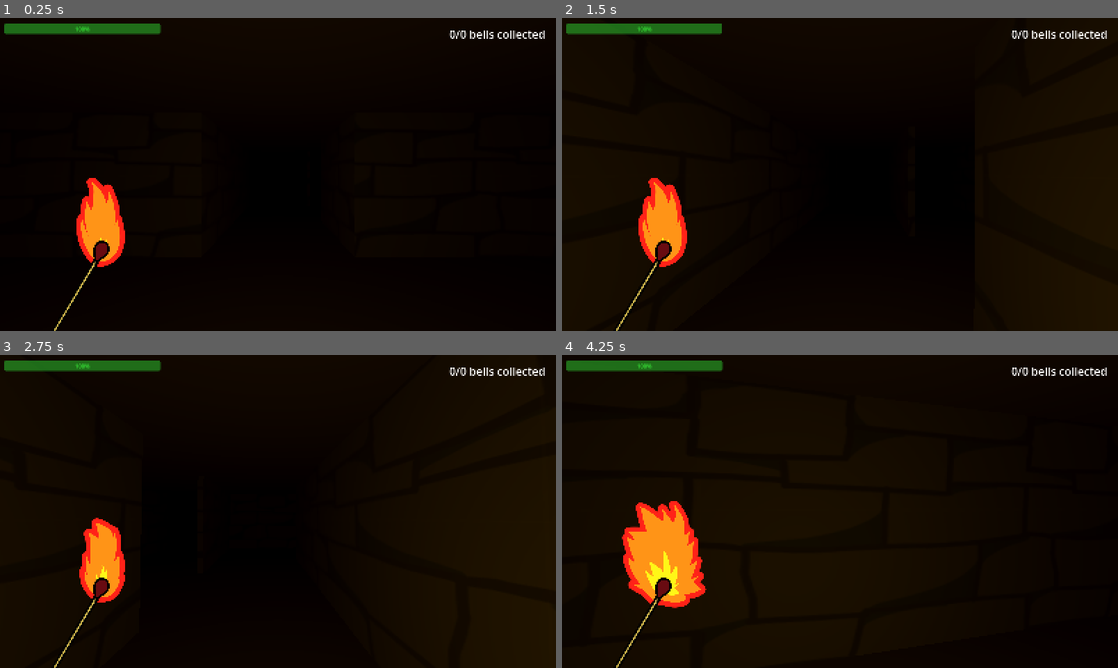
Above: before the commit, frames 1-4 (two rows, left to right).
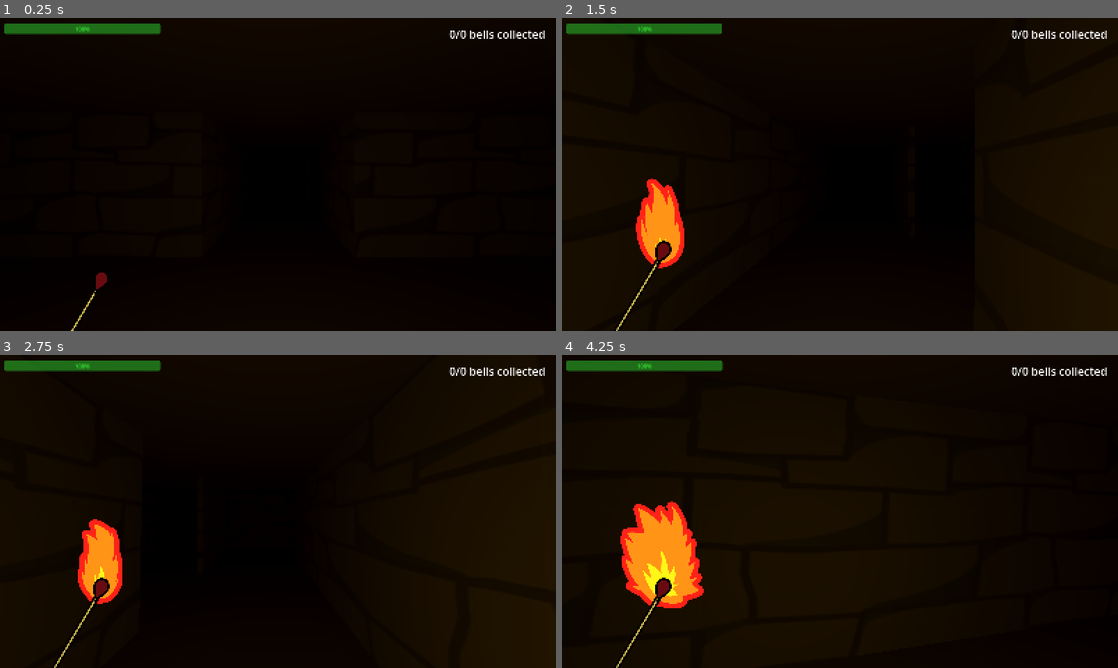
Above: after the commit, the same moments.

Repository: AvenirTheArtist/MazeGame
Game: Godot game, scene res://maps/maze_level.tscn
The game is run twice, just before and just after one commit, with the same random seed, the same clock (stepped at 60 frames per second) and the same inputs.
Inputs (mouse positions are in pixels of both pictures, inside the frame that each line leads up to):
- Up to frame 1 (0.25 s): no input
- Up to frame 2 (1.5 s): tap Enter (ui_accept) at 0.5, 0.6, 0.77, 1.07 s; move the mouse to (867, 174) at 0.52 s; hold W (forward) from 0.53 s (still down); move the mouse to (812, 174) at 1.27 s; tap Shift (sprint) at 1.35 s
- Up to frame 3 (2.75 s): keep holding W (forward); tap Enter (ui_accept) at 1.52, 1.55, 1.82, 2.1 s; move the mouse to (289, 505) at 2.02 s
- Up to frame 4 (4.25 s): keep holding W (forward); move the mouse to (834, 517) at 2.77 s; tap Shift (sprint) at 2.85 s; tap Enter (ui_accept) at 3.02, 3.05, 3.32, 3.6, 3.77, 4.07 s; move the mouse to (878, 514) at 3.52 s

The runs differ from the first frame. In frame 1, 2.0% of the frame differs, in the area x 9-23%, y 51-100%; in frame 2, 0.6%; in frame 3, 0.6%; in frame 4, 1.0%.

Commit message:
guimatchstick made
made the gui matchstick
made matchstick_amount var in player.gd
made Global.gd with var player and var camera

Diff:
--- a/player_stuff/gui.tscn
+++ b/player_stuff/gui.tscn
@@ -4,6 +4,43 @@
 [ext_resource type="Texture2D" uid="uid://cljoj8tkr5g8q" path="res://images/matchstick.png" id="2_l5pwb"]
 [ext_resource type="Texture2D" uid="uid://cn147efb2m4d3" path="res://images/firesprite.png" id="3_a72ct"]
 [ext_resource type="Script" uid="uid://dud7j7dedy5td" path="res://scripts/matchstickgui.gd" id="3_fldqh"]
+[ext_resource type="Texture2D" uid="uid://dslrupb447ixa" path="res://images/burntmatchstick.png" id="4_6uk0c"]
+
+[sub_resource type="Animation" id="Animation_y0ual"]
+length = 0.001
+tracks/0/type = "value"
+tracks/0/imported = false
+tracks/0/enabled = true
+tracks/0/path = NodePath("matchstickgui:position")
+tracks/0/interp = 1
+tracks/0/loop_wrap = true
+tracks/0/keys = {
+"times": PackedFloat32Array(0),
+"transitions": PackedFloat32Array(1),
+"update": 0,
+"values": [Vector2(4, -300)]
+}
+
+[sub_resource type="Animation" id="Animation_6uk0c"]
+resource_name = "matchcomingup"
+tracks/0/type = "value"
+tracks/0/imported = false
+tracks/0/enabled = true
+tracks/0/path = NodePath("matchstickgui:position")
+tracks/0/interp = 1
+tracks/0/loop_wrap = true
+tracks/0/keys = {
+"times": PackedFloat32Array(0, 1),
+"transitions": PackedFloat32Array(0.17075552, 1),
+"update": 0,
+"values": [Vector2(4, 100), Vector2(4, -300)]
+}
+
+[sub_resource type="AnimationLibrary" id="AnimationLibrary_y0ual"]
+_data = {
+&"RESET": SubResource("Animation_y0ual"),
+&"matchcomingup": SubResource("Animation_6uk0c")
+}
 
 [sub_resource type="AtlasTexture" id="AtlasTexture_a72ct"]
 atlas = ExtResource("3_a72ct")
@@ -70,6 +107,7 @@
 
 [node name="AnimationPlayer" type="AnimationPlayer" parent="." unique_id=1664297915]
 root_node = NodePath("../bottomleft")
+libraries/ = SubResource("AnimationLibrary_y0ual")
 
 [node name="topleft" type="Control" parent="." unique_id=1532966660]
 layout_mode = 1
@@ -120,22 +158,37 @@
 [node name="matchstickgui" type="TextureRect" parent="bottomleft" unique_id=939095249]
 layout_mode = 0
 offset_left = 4.0
-offset_top = -301.0
+offset_top = -300.0
 offset_right = 1028.0
-offset_bottom = 723.0
+offset_bottom = 724.0
 scale = Vector2(0.4273974, 0.4273974)
-texture = ExtResource("2_l5pwb")
+texture = ExtResource("4_6uk0c")
 script = ExtResource("3_fldqh")
+matchstick_textures = Array[Texture2D]([ExtResource("2_l5pwb"), ExtResource("4_6uk0c")])
+
+[node name="litpos" type="Control" parent="bottomleft/matchstickgui" unique_id=228410676]
+anchors_preset = 0
+offset_left = 662.1472
+offset_top = 255.03198
+offset_right = 702.1472
+offset_bottom = 295.03198
+
+[node name="halfwaylitpos" type="Control" parent="bottomleft/matchstickgui" unique_id=1714018682]
+anchors_preset = 0
+offset_left = 561.53827
+offset_top = 521.7627
+offset_right = 601.53827
+offset_bottom = 561.7627
 
 [node name="fireanim" type="AnimatedSprite2D" parent="bottomleft/matchstickgui" unique_id=72215489]
 z_index = -1
-position = Vector2(676.18567, 86.57051)
 scale = Vector2(0.8139821, 0.8139821)
 sprite_frames = SubResource("SpriteFrames_6uk0c")
-animation = &"empty"
+animation = &"animatedfire"
+offset = Vector2(0, -200)
 
 [node name="burnouttimer" type="Timer" parent="bottomleft/matchstickgui" unique_id=1314475471]
-wait_time = 2.0
+wait_time = 5.0
 one_shot = true
 
 [connection signal="animation_finished" from="bottomleft/matchstickgui/fireanim" to="bottomleft/matchstickgui" method="_on_fireanim_animation_finished"]
--- a/project.godot
+++ b/project.godot
@@ -14,6 +14,10 @@
 run/main_scene="uid://cn4nyp8cm2sml"
 config/features=PackedStringArray("4.6", "GL Compatibility")
 config/icon="res://icon.svg"
+
+[autoload]
+
+Global="*uid://cmjxbl882b2yr"
 
 [display]
 
--- /dev/null
+++ b/scripts/Global.gd
@@ -0,0 +1,4 @@
+extends Node
+
+var player: Player
+var camera: Camera2D
--- a/scripts/matchstickgui.gd
+++ b/scripts/matchstickgui.gd
@@ -1,46 +1,65 @@
 extends TextureRect
 
 @onready var fireanim: AnimatedSprite2D = $fireanim
+@onready var animplayer: AnimationPlayer = $"../../AnimationPlayer"
 @onready var burnouttimer: Timer = $burnouttimer
 
+@export var matchstick_textures: Array[Texture2D] = [null, null]
 @export var matchstick_health: float = 2
 
 var burning: bool = false
 enum stages {UNLIT, LIT, HALFWAY_LIT, NONE}
 var current_stage: stages = stages.UNLIT
 
+@onready var litpos: Control = $litpos
+@onready var halfwaylitpos: Control = $halfwaylitpos
+
+
 func _ready() -> void:
-	start_burning()
+	animplayer.play("matchcomingup")
 
 func start_burning():
-	burnouttimer.start()
+	if Global.player.matchstick_amount <= 0:
+		return
+	burnouttimer.start(matchstick_health)
 	current_stage = stages.LIT
 	burning = true
+
 	fireanim.play("enterfire")
 	await fireanim.animation_finished
 	fireanim.play("animatedfire")
 
 func burnout():
-	current_stage = stages.UNLIT
+	burning = false
+	current_stage = stages.NONE
 	fireanim.play("empty")
-	print("action")
+	Global.player.matchstick_amount -= 1
+	if Global.player.matchstick_amount >= 1:
+		current_stage = stages.UNLIT
+		animplayer.play("matchcomingup")
+	else: current_stage = stages.NONE
 
 func _process(delta: float) -> void:
 	if Input.is_action_just_pressed("ui_accept"):
 		start_burning()
 
+	if burnouttimer.time_left <= matchstick_health/2 and burnouttimer.time_left != 0:
+		current_stage = stages.HALFWAY_LIT
 
 	match current_stage:
 		stages.LIT:
-			pass
+			fireanim.global_position = litpos.global_position
+			texture = matchstick_textures[0]
 		stages.HALFWAY_LIT:
-			pass
+			fireanim.global_position = halfwaylitpos.global_position
+			texture = matchstick_textures[1]
 		stages.UNLIT:
-			pass
+			texture = matchstick_textures[0]
+			fireanim.play("empty")
 		stages.NONE:
-			pass
+			fireanim.play("empty")
+			texture = null
 
 
 func _on_burnouttimer_timeout() -> void:
 	burnout()
-	print("burnout")
--- a/scripts/player.gd
+++ b/scripts/player.gd
@@ -19,10 +19,12 @@
 var lantern_empowered = false
 var lantern_time: float
 
+var matchstick_amount: int = 2
 
 @onready var head = $head
 
 func _ready() -> void:
+	Global.player = self
 	Input.mouse_mode = Input.MOUSE_MODE_CAPTURED
 
 func _physics_process(delta: float) -> void:
Not shown, added: scripts/Global.gd.uid
